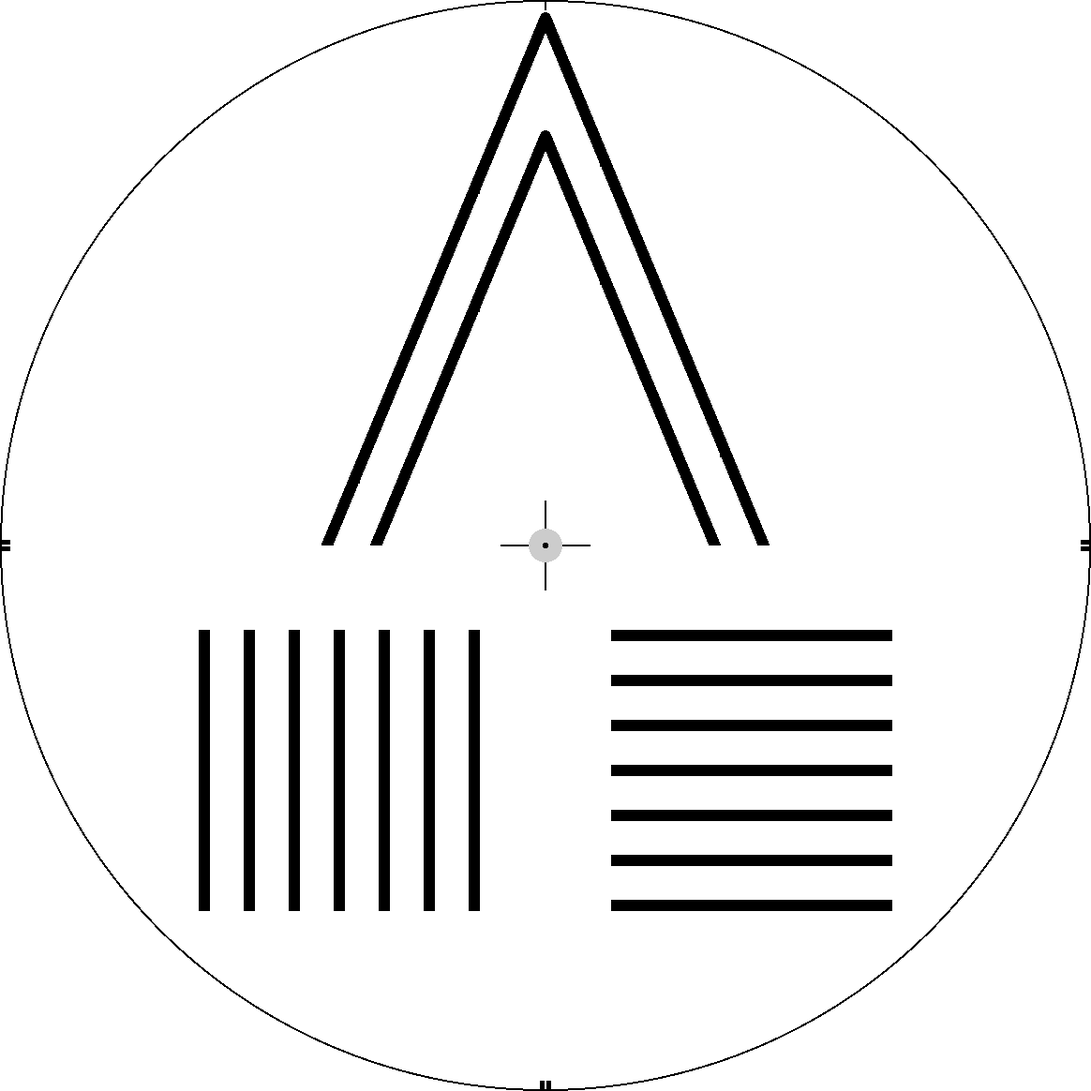
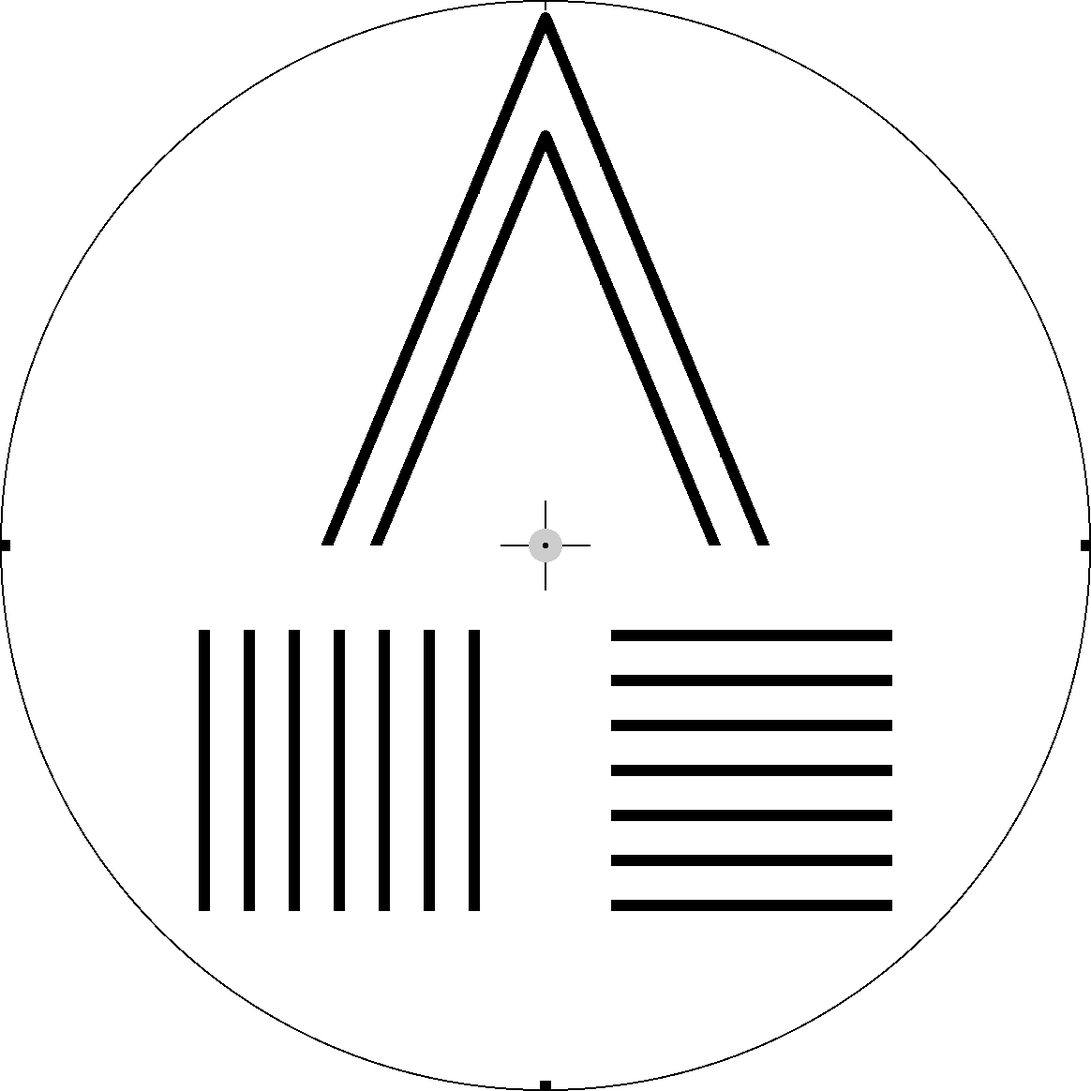
Layered file, before and after one edit (w=1091, h=1091). Changes by layer:
painted on "Notches" over (1, 544, 1090, 1090)
